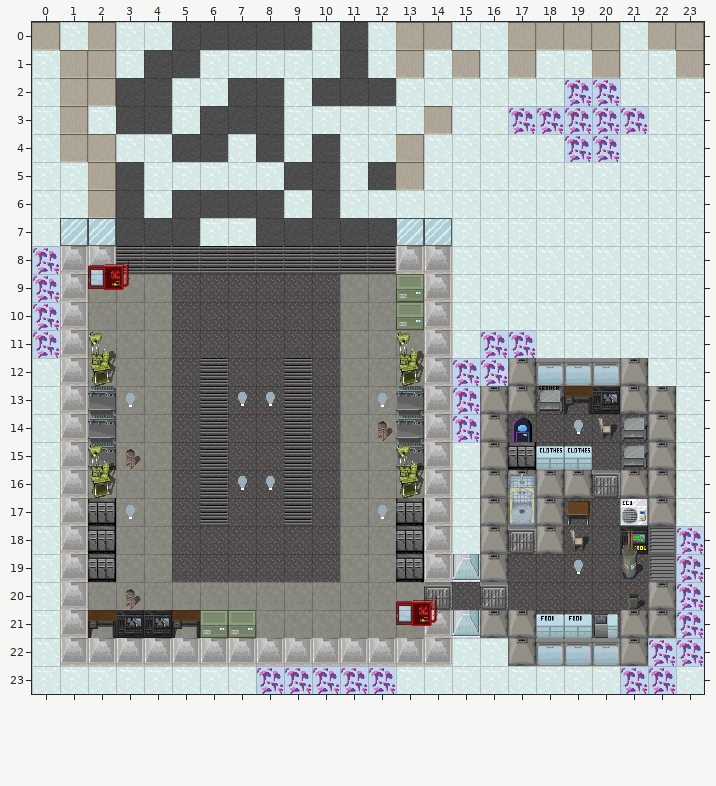
Two states of a Tiled map, 0.2/Maps/Garage 2.tmx. The picture above is the old version.
Cells are 32x32 px. Shown: x 0..23, y 0..23.
And afterwards:
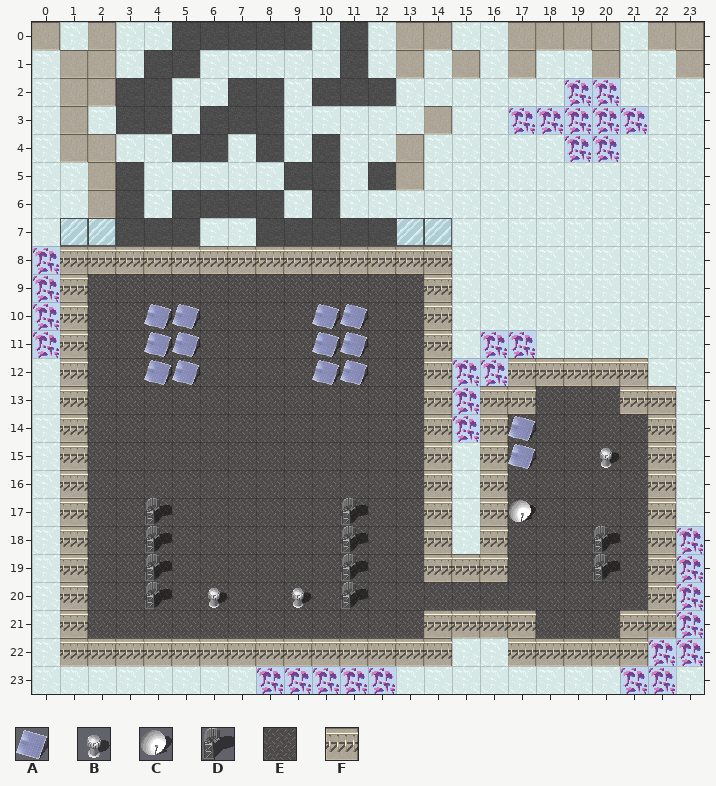
Key: from "Furniture_Normal": A 31, B 34, C 35, D 36; from "Terrain_Floors": E 6, F 22.
_ is an empty cell.
Tiles of an added or newly shown layer are drawn over the layers below it.
Difference:
Layer "01 Terrain" (now shown):
Tile E now appears in row 9 at x 2 to 4 and 11 to 13; in rows 10 to 11 at x 2 to 5 and 10 to 13; in row 12 at x 2 to 6 and 9 to 13; in row 13 at x 2 to 4, 6 to 9, 11 to 13 and 18 to 20; in row 14 at x 2 to 4, 6, 9, 11 to 13, 17 and 19 to 21; in row 15 at x 2 to 4, 6, 9, 11 to 13 and 17 to 21.
Tile E now appears in row 16 at x 2 to 4, 6 to 9, 11 to 13 and 17 to 21; in row 17 at x 2 to 4, 6, 9, 11 to 13, 17 to 19 and 21; in row 18 at x 2 to 4, 11 to 13 and 17 to 21; in row 19 at x 2 to 4, 11 to 13 and 19 to 21; in row 20 at x 2 to 14, 16 and 21; in row 21 at x 2 to 13 and 18 to 20.
Tile F now appears in row 8 at x 1 to 14; in rows 9 to 11 at x 1 and 14; in row 12 at x 1, 14 and 17 to 21; in row 13 at x 1, 14, 16 to 17 and 21 to 22; in rows 14 to 18 at x 1, 14, 16 and 22; in row 19 at x 1, 14 to 16 and 22.
Tile F now appears in row 20 at x 1 and 22; in row 21 at x 1, 14 to 17 and 21 to 22; in row 22 at x 1 to 14 and 17 to 21.
Layer "01 Furniture" (now shown):
Tile A now appears in rows 10 to 12 at x 4 to 5 and 10 to 11; in rows 14 to 15 at x 17.
Tile B now appears in row 15 at x 20; in row 20 at x 6 and 9.
Tile C now appears in row 17 at x 17.
Tile D now appears in row 17 at x 4 and 11; in rows 18 to 19 at x 4, 11 and 20; in row 20 at x 4 and 11.
Where, in picture pixels (left, top, right, bottom), the same in both pictures:
added: (60, 246, 676, 666)
